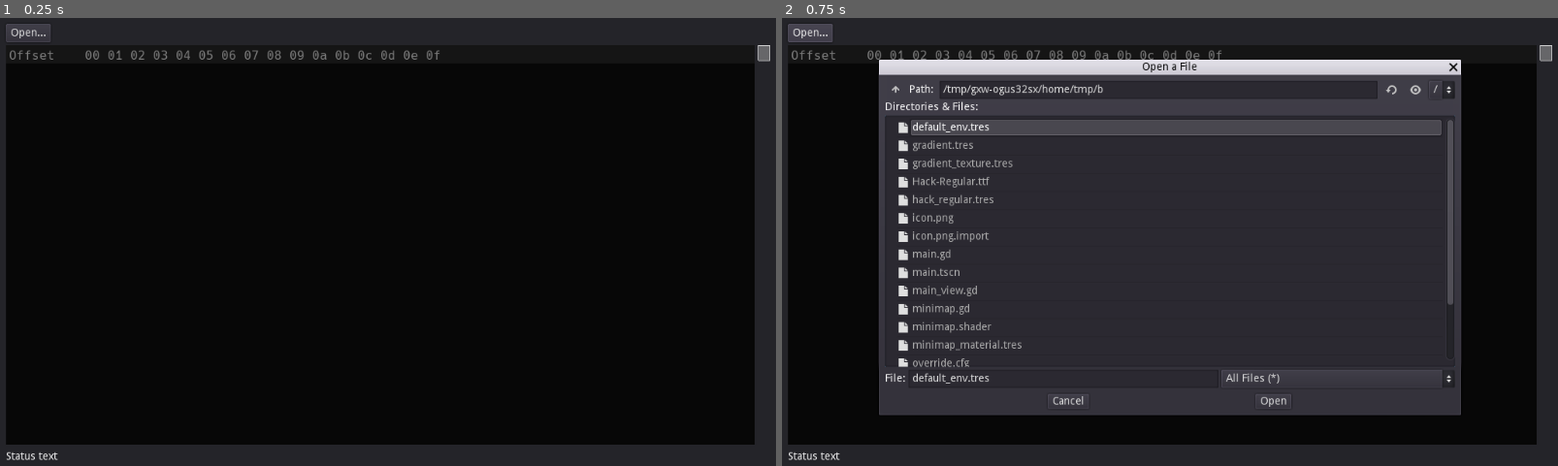
Above: before the commit, frames 1-2 (left to right).
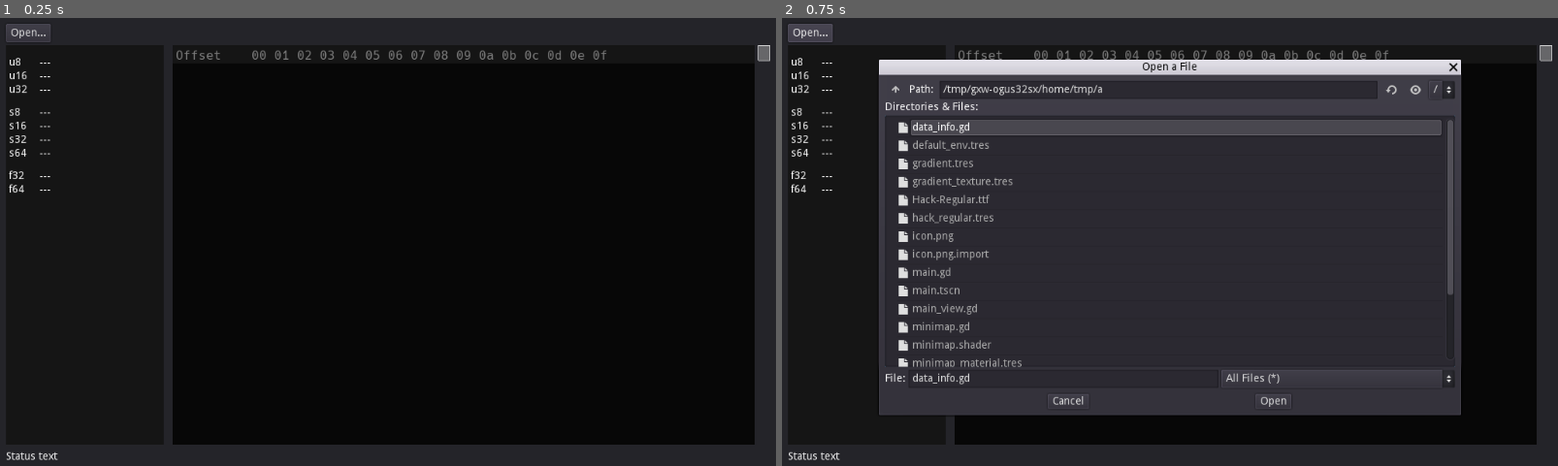
Above: after the commit, the same moments.

Repository: Zylann/hex_viewer
Game: Godot game, scene res://main.tscn
Same seed, same stepped clock (60 frames per second), same inputs: the game is played once before the commit and once after it.
Inputs:
- Up to frame 1 (0.25 s): no input
- Up to frame 2 (0.75 s): click "Open..." at 0.5 s

The runs differ from the first frame. In frame 1, 1.8% of the frame differs, in the area x 1-79%, y 7-96%; in frame 2, 2.1%, in the area x 1-87%, y 7-96%.

Commit message:
Show info about hovered data

Diff:
--- /dev/null
+++ b/data_info.gd
@@ -0,0 +1,129 @@
+extends GridContainer
+
+var _u8_label = null
+var _u16_label = null
+var _u32_label = null
+# TODO Can't manipulate u64 in GDScript Oo
+
+var _s8_label = null
+var _s16_label = null
+var _s32_label = null
+var _s64_label = null
+
+var _f32_label = null
+var _f64_label = null
+
+var _wrapped_buffer = null
+
+
+func _ready():
+	_add_spacer()
+
+	_u8_label =  _add_labels("u8    ")
+	_u16_label = _add_labels("u16   ")
+	_u32_label = _add_labels("u32   ")
+
+	_add_spacer()
+
+	_s8_label =  _add_labels("s8    ")
+	_s16_label = _add_labels("s16   ")
+	_s32_label = _add_labels("s32   ")
+	_s64_label = _add_labels("s64   ")
+
+	_add_spacer()
+
+	_f32_label = _add_labels("f32   ")
+	_f64_label = _add_labels("f64   ")
+
+
+func _add_labels(text1, text2 = "---"):
+	_add_label(text1)
+	return _add_label(text2)
+
+
+func _add_label(text):
+	var label = Label.new()
+	label.text = text
+	add_child(label)
+	return label
+
+
+func _add_spacer():
+	var sp = Control.new()
+	sp.rect_min_size = Vector2(0, 8)
+	add_child(sp)
+	add_child(Control.new())
+
+
+func set_wrapped_buffer(wb):
+	_wrapped_buffer = wb
+
+
+func set_offset(offset):
+	var buffer = _wrapped_buffer.buffer
+
+	_u8_label.text = "---"
+	_u16_label.text = "---"
+	_u32_label.text = "---"
+
+	_s8_label.text = "---"
+	_s16_label.text = "---"
+	_s32_label.text = "---"
+	_s64_label.text = "---"
+
+	_f32_label.text = "---"
+	_f64_label.text = "---"
+
+	if offset < 0 or offset >= len(buffer):
+		return
+
+	_u8_label.text = str(buffer[offset])
+
+	var big_endian = false
+
+	if big_endian:
+		# TODO Big endian decoding
+		pass
+
+	else:
+		if offset + 1 < len(buffer):
+			_u16_label.text = str(_decode_u16(buffer, offset))
+
+		if offset + 3 < len(buffer):
+			_u32_label.text = str(_decode_u32(buffer, offset))
+
+		if offset + 7 < len(buffer):
+			_s64_label.text = str(_decode_s64(buffer, offset))
+
+		# TODO Signed types
+		# TODO Float types
+
+
+func _decode_u8(buffer, offset):
+	return buffer[offset]
+
+
+func _decode_u16(buffer, offset):
+	return (buffer[offset] << 8) | buffer[offset + 1]
+
+
+func _decode_u32(buffer, offset):
+	return (buffer[offset] << 24) | \
+		(buffer[offset + 1] << 16) | \
+		(buffer[offset + 2] << 8) | \
+		buffer[offset + 3]
+
+
+func _decode_s64(buffer, offset):
+	return (buffer[offset] << 56) | \
+		(buffer[offset + 1] << 48) | \
+		(buffer[offset + 2] << 40) | \
+		(buffer[offset + 3] << 32) | \
+		(buffer[offset + 4] << 24) | \
+		(buffer[offset + 5] << 16) | \
+		(buffer[offset + 6] << 8) | \
+		buffer[offset + 7]
+
+
+func _on_TextView_hovered_offset_changed(offset):
+	set_offset(offset)
--- a/main.gd
+++ b/main.gd
@@ -2,9 +2,10 @@
 
 export(Gradient) var gradient = null
 
-onready var _text_view = get_node("VBoxContainer/Main/ColorRect/VBoxContainer/TextView")
-onready var _minimap = get_node("VBoxContainer/Main/Minimap")
+onready var _text_view = get_node("VBoxContainer/HSplitContainer/Main/ColorRect/VBoxContainer/TextView")
+onready var _minimap = get_node("VBoxContainer/HSplitContainer/Main/Minimap")
 onready var _status_label = get_node("VBoxContainer/StatusBar/Label")
+onready var _data_info = get_node("VBoxContainer/HSplitContainer/LeftPanel/DataInfo")
 
 # To avoid CoW
 class BufferWrapper:
@@ -16,6 +17,7 @@
 
 func _ready():
 	_text_view.set_wrapped_buffer(_wrapped_buffer)
+	_data_info.set_wrapped_buffer(_wrapped_buffer)
 
 	var base_control = self
 
--- a/main.tscn
+++ b/main.tscn
@@ -1,12 +1,13 @@
-[gd_scene load_steps=8 format=2]
+[gd_scene load_steps=9 format=2]
 
 [ext_resource path="res://main.gd" type="Script" id=1]
 [ext_resource path="res://gradient.tres" type="Gradient" id=2]
-[ext_resource path="res://main_view.gd" type="Script" id=3]
-[ext_resource path="res://hack_regular.tres" type="DynamicFont" id=4]
-[ext_resource path="res://text_view.gd" type="Script" id=5]
-[ext_resource path="res://minimap_material.tres" type="Material" id=6]
-[ext_resource path="res://minimap.gd" type="Script" id=7]
+[ext_resource path="res://data_info.gd" type="Script" id=3]
+[ext_resource path="res://main_view.gd" type="Script" id=4]
+[ext_resource path="res://hack_regular.tres" type="DynamicFont" id=5]
+[ext_resource path="res://text_view.gd" type="Script" id=6]
+[ext_resource path="res://minimap_material.tres" type="Material" id=7]
+[ext_resource path="res://minimap.gd" type="Script" id=8]
 
 [node name="Main" type="Panel"]
 anchor_right = 1.0
@@ -33,25 +34,49 @@
 margin_bottom = 24.0
 text = "Open..."
 
-[node name="Main" type="HBoxContainer" parent="VBoxContainer"]
+[node name="HSplitContainer" type="HSplitContainer" parent="VBoxContainer"]
 margin_top = 28.0
 margin_right = 1008.0
 margin_bottom = 556.0
 size_flags_vertical = 3
+split_offset = 208
+
+[node name="LeftPanel" type="ColorRect" parent="VBoxContainer/HSplitContainer"]
+margin_right = 208.0
+margin_bottom = 528.0
+color = Color( 0.0862745, 0.0862745, 0.0862745, 1 )
+
+[node name="DataInfo" type="GridContainer" parent="VBoxContainer/HSplitContainer/LeftPanel"]
+anchor_right = 1.0
+anchor_bottom = 1.0
+margin_left = 4.0
+margin_top = 4.0
+margin_right = -4.0
+margin_bottom = -4.0
+mouse_filter = 2
+columns = 2
 script = ExtResource( 3 )
 
-[node name="ColorRect" type="ColorRect" parent="VBoxContainer/Main"]
-margin_right = 988.0
+[node name="Main" type="HBoxContainer" parent="VBoxContainer/HSplitContainer"]
+margin_left = 220.0
+margin_right = 1008.0
 margin_bottom = 528.0
+size_flags_vertical = 3
+script = ExtResource( 4 )
+
+[node name="ColorRect" type="ColorRect" parent="VBoxContainer/HSplitContainer/Main"]
+margin_right = 768.0
+margin_bottom = 528.0
+rect_clip_content = true
 size_flags_horizontal = 3
 color = Color( 0.0313726, 0.0313726, 0.0313726, 1 )
 
-[node name="ColorRect" type="ColorRect" parent="VBoxContainer/Main/ColorRect"]
+[node name="ColorRect" type="ColorRect" parent="VBoxContainer/HSplitContainer/Main/ColorRect"]
 anchor_right = 1.0
 rect_min_size = Vector2( 0, 24 )
 color = Color( 0.0862745, 0.0862745, 0.0862745, 1 )
 
-[node name="VBoxContainer" type="VBoxContainer" parent="VBoxContainer/Main/ColorRect"]
+[node name="VBoxContainer" type="VBoxContainer" parent="VBoxContainer/HSplitContainer/Main/ColorRect"]
 anchor_right = 1.0
 anchor_bottom = 1.0
 margin_left = 4.0
@@ -59,39 +84,40 @@
 margin_right = -4.0
 margin_bottom = -4.0
 
-[node name="Label" type="Label" parent="VBoxContainer/Main/ColorRect/VBoxContainer"]
+[node name="Label" type="Label" parent="VBoxContainer/HSplitContainer/Main/ColorRect/VBoxContainer"]
 modulate = Color( 0.490196, 0.490196, 0.490196, 1 )
-margin_right = 980.0
+margin_right = 760.0
 margin_bottom = 19.0
-custom_fonts/font = ExtResource( 4 )
+custom_fonts/font = ExtResource( 5 )
 text = "Offset    00 01 02 03 04 05 06 07 08 09 0a 0b 0c 0d 0e 0f"
 
-[node name="TextView" type="Control" parent="VBoxContainer/Main/ColorRect/VBoxContainer"]
+[node name="TextView" type="Control" parent="VBoxContainer/HSplitContainer/Main/ColorRect/VBoxContainer"]
 margin_top = 23.0
-margin_right = 980.0
+margin_right = 760.0
 margin_bottom = 520.0
 size_flags_horizontal = 3
 size_flags_vertical = 3
-script = ExtResource( 5 )
-font = ExtResource( 4 )
+script = ExtResource( 6 )
+font = ExtResource( 5 )
 
-[node name="Bg" type="Control" parent="VBoxContainer/Main/ColorRect/VBoxContainer/TextView"]
+[node name="Bg" type="Control" parent="VBoxContainer/HSplitContainer/Main/ColorRect/VBoxContainer/TextView"]
 show_behind_parent = true
 anchor_right = 1.0
 anchor_bottom = 1.0
 mouse_filter = 2
 
-[node name="Minimap" type="Control" parent="VBoxContainer/Main"]
+[node name="Minimap" type="Control" parent="VBoxContainer/HSplitContainer/Main"]
+editor/display_folded = true
 self_modulate = Color( 0.603922, 0.603922, 0.603922, 1 )
-material = ExtResource( 6 )
-margin_left = 992.0
-margin_right = 1008.0
+material = ExtResource( 7 )
+margin_left = 772.0
+margin_right = 788.0
 margin_bottom = 528.0
 rect_min_size = Vector2( 16, 0 )
 rect_clip_content = true
-script = ExtResource( 7 )
+script = ExtResource( 8 )
 
-[node name="Overlay" type="Control" parent="VBoxContainer/Main/Minimap"]
+[node name="Overlay" type="Control" parent="VBoxContainer/HSplitContainer/Main/Minimap"]
 anchor_right = 1.0
 anchor_bottom = 1.0
 mouse_filter = 2
@@ -108,6 +134,7 @@
 margin_bottom = 19.0
 text = "Status text"
 [connection signal="pressed" from="VBoxContainer/MenuBar/OpenButton" to="." method="_on_OpenButton_pressed"]
-[connection signal="draw" from="VBoxContainer/Main/ColorRect/VBoxContainer/TextView/Bg" to="VBoxContainer/Main/ColorRect/VBoxContainer/TextView" method="_on_Bg_draw"]
-[connection signal="ask_scroll" from="VBoxContainer/Main/Minimap" to="VBoxContainer/Main" method="_on_Minimap_ask_scroll"]
-[connection signal="draw" from="VBoxContainer/Main/Minimap/Overlay" to="VBoxContainer/Main/Minimap" method="_on_Overlay_draw"]
+[connection signal="hovered_offset_changed" from="VBoxContainer/HSplitContainer/Main/ColorRect/VBoxContainer/TextView" to="VBoxContainer/HSplitContainer/LeftPanel/DataInfo" method="_on_TextView_hovered_offset_changed"]
+[connection signal="draw" from="VBoxContainer/HSplitContainer/Main/ColorRect/VBoxContainer/TextView/Bg" to="VBoxContainer/HSplitContainer/Main/ColorRect/VBoxContainer/TextView" method="_on_Bg_draw"]
+[connection signal="ask_scroll" from="VBoxContainer/HSplitContainer/Main/Minimap" to="VBoxContainer/HSplitContainer/Main" method="_on_Minimap_ask_scroll"]
+[connection signal="draw" from="VBoxContainer/HSplitContainer/Main/Minimap/Overlay" to="VBoxContainer/HSplitContainer/Main/Minimap" method="_on_Overlay_draw"]
--- a/text_view.gd
+++ b/text_view.gd
@@ -1,6 +1,8 @@
 extends Control
 
 export(DynamicFont) var font
+
+signal hovered_offset_changed(offset)
 
 onready var _bg = get_node("Bg")
 
@@ -39,6 +41,7 @@
 	assert(typeof(i) == TYPE_INT)
 	if i != _row_index:
 		_row_index = i
+		_set_hovered_row_col_from_mouse(get_local_mouse_position())
 		update()
 
 
@@ -53,20 +56,37 @@
 
 func _gui_input(event):
 	if event is InputEventMouseMotion:
-		var mpos = event.position
-		var pos = _get_row_col_from_mouse_pos(mpos)
-		if pos == null:
-			_set_hovered_row_col(-1, -1)
-		else:
-			_set_hovered_row_col(int(pos.y), int(pos.x))
+		_set_hovered_row_col_from_mouse(event.position)
+
+
+func _set_hovered_row_col_from_mouse(mpos):
+	var rowcol = _get_row_col_from_mouse_pos(mpos)
+	if rowcol == null:
+		_set_hovered_row_col(-1, -1)
+	else:
+		_set_hovered_row_col(rowcol[0], rowcol[1])
+
+
+func _get_hovered_offset():
+	if _hovered_col == -1 or _hovered_row == -1:
+		return -1
+	return _hovered_col + _hovered_row * _row_width
 
 
 func _set_hovered_row_col(row, col):
+	var prev_offset = _get_hovered_offset()
+
 	if row != _hovered_row or col != _hovered_col:
 		#print("Hover ", row, ", ", col)
 		_hovered_row = row
 		_hovered_col = col
+
 		_bg.update()
+
+	var offset = _get_hovered_offset()
+
+	if offset != prev_offset and offset != -1:
+		emit_signal("hovered_offset_changed", offset)
 
 
 func _get_row_col_from_mouse_pos(mpos):
@@ -76,17 +96,19 @@
 	var ascii_gutter_begin = hex_gutter_end + _gutter_separation
 	var ascii_gutter_end = ascii_gutter_begin + _ascii_gutter_width
 
+	var visual_rowcol
+
 	if mpos.x >= hex_gutter_begin and mpos.x < hex_gutter_end:
 		mpos.x -= hex_gutter_begin
-		var pos = mpos / Vector2(3 * _char_width, font.get_height())
-		#if pos.x - floor(pos.x) < 0.666:
-		return pos.floor()
+		visual_rowcol = (mpos / Vector2(3 * _char_width, font.get_height())).floor()
 
 	elif mpos.x >= ascii_gutter_begin and mpos.x < ascii_gutter_end:
 		mpos.x -= ascii_gutter_begin
-		var pos = mpos / Vector2(_char_width, font.get_height())
-		return pos.floor()
+		visual_rowcol = (mpos / Vector2(_char_width, font.get_height())).floor()
 
+	if visual_rowcol != null:
+		# Use integers because row can be a high number, floats would ruin it
+		return [int(visual_rowcol.y) + _row_index, int(visual_rowcol.x)]
 	return null
 
 
@@ -155,14 +177,16 @@
 		return
 	var ci = _bg
 
+	var visual_row = _hovered_row - _row_index
+
 	var hex_gutter_begin = _offset_gutter_width + _gutter_separation
 	var ascii_gutter_begin = hex_gutter_begin + _hex_gutter_width + _gutter_separation
 
 	var hcsize = Vector2(3.0 * _char_width, font.get_height())
-	var hpos = Vector2(_hovered_col, _hovered_row) * hcsize
+	var hpos = Vector2(_hovered_col, visual_row) * hcsize
 
 	var acsize = Vector2(_char_width, font.get_height())
-	var apos = Vector2(_hovered_col, _hovered_row) * acsize
+	var apos = Vector2(_hovered_col, visual_row) * acsize
 
 	var col = Color(1,1,1,0.1)
 	ci.draw_rect(Rect2(hex_gutter_begin + hpos.x, 0, hcsize.x, rect_size.y), col)
